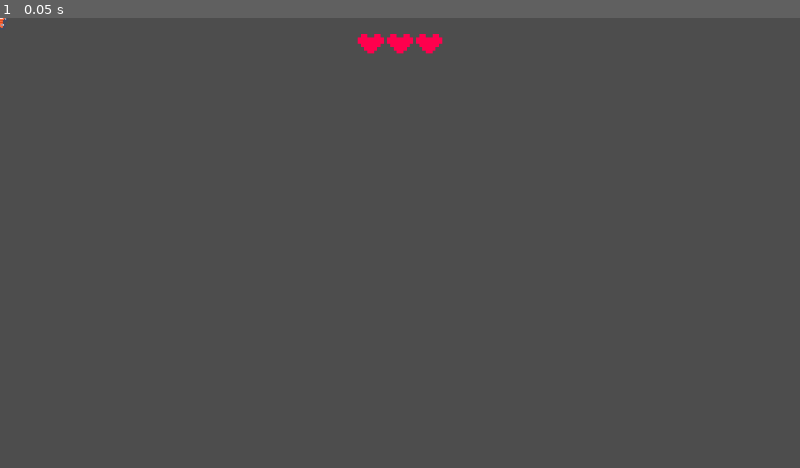
Above: before the commit, frame 1.
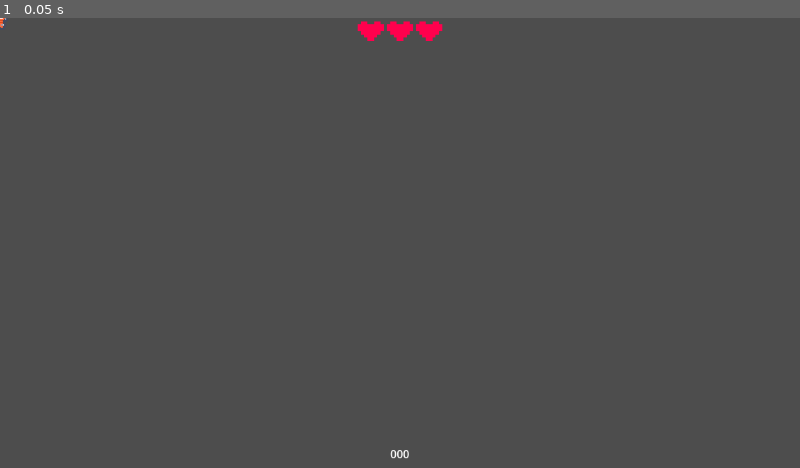
Above: after the commit, the same moment.

Repository: kickflip-games/kiwijam25
Game: Godot game, scene res://scenes/player/Player.tscn
Two runs of this game, one before a commit and one after it. Both use one fixed random seed, a clock stepped at 60 frames per second and the inputs below. This scene is started directly instead of the project's main scene.
Inputs:
- Up to frame 1 (0.05 s): no input

The runs differ from the first frame. In frame 1, 0.6% of the frame differs, in the area x 44-56%, y 0-98%.

Commit message:
add score

Diff:
--- a/scenes/player/Player.tscn
+++ b/scenes/player/Player.tscn
@@ -7,6 +7,8 @@
 [ext_resource type="Texture2D" uid="uid://ngvl70ryox6o" path="res://assets/textures/particles/circles/circle_05.png" id="5_tpg5x"]
 [ext_resource type="PackedScene" uid="uid://kxqua1oeth2g" path="res://scenes/FingerTracker/finger_tracker.tscn" id="6_c3xxp"]
 [ext_resource type="Texture2D" uid="uid://blmdh84m208op" path="res://assets/textures/heart/heart_full.png" id="7_npwbq"]
+[ext_resource type="Script" uid="uid://dvaxmjtecdihm" path="res://scenes/player/player_ui.gd" id="7_v42im"]
+[ext_resource type="Texture2D" uid="uid://48kbqnmj1mpn" path="res://assets/textures/heart/heart_empty.png" id="9_pn6s4"]
 
 [sub_resource type="CircleShape2D" id="CircleShape2D_4kuee"]
 radius = 8.246211
@@ -85,6 +87,8 @@
 properties/4/spawn = true
 properties/4/replication_mode = 1
 
+[sub_resource type="Theme" id="Theme_npwbq"]
+
 [node name="Player" type="Node2D" groups=["player"]]
 script = ExtResource("1_p0vlq")
 
@@ -173,33 +177,63 @@
 scale = Vector2(-126.65372, 1.6654707)
 
 [node name="finger_tracker" parent="." instance=ExtResource("6_c3xxp")]
+visible = false
 scale = Vector2(0.99999994, 0.99999994)
 
 [node name="CanvasLayer" type="CanvasLayer" parent="."]
 
-[node name="Hearts" type="HBoxContainer" parent="CanvasLayer"]
+[node name="PlayerUi" type="Control" parent="CanvasLayer" node_paths=PackedStringArray("player")]
+layout_mode = 3
+anchors_preset = 15
+anchor_right = 1.0
+anchor_bottom = 1.0
+grow_horizontal = 2
+grow_vertical = 2
+script = ExtResource("7_v42im")
+player = NodePath("../..")
+heart_full_texture = ExtResource("7_npwbq")
+heart_empty_texture = ExtResource("9_pn6s4")
+
+[node name="Hearts" type="HBoxContainer" parent="CanvasLayer/PlayerUi"]
+layout_mode = 1
 anchors_preset = 5
 anchor_left = 0.5
 anchor_right = 0.5
 offset_left = -128.5
-offset_top = 17.97
 offset_right = 128.5
-offset_bottom = 56.0
+offset_bottom = 38.03
 grow_horizontal = 2
 alignment = 1
 
-[node name="TextureRect" type="TextureRect" parent="CanvasLayer/Hearts"]
+[node name="TextureRect" type="TextureRect" parent="CanvasLayer/PlayerUi/Hearts"]
 layout_mode = 2
 texture = ExtResource("7_npwbq")
 expand_mode = 2
 flip_h = true
 
-[node name="TextureRect2" type="TextureRect" parent="CanvasLayer/Hearts"]
+[node name="TextureRect2" type="TextureRect" parent="CanvasLayer/PlayerUi/Hearts"]
 layout_mode = 2
 texture = ExtResource("7_npwbq")
 expand_mode = 2
 
-[node name="TextureRect3" type="TextureRect" parent="CanvasLayer/Hearts"]
+[node name="TextureRect3" type="TextureRect" parent="CanvasLayer/PlayerUi/Hearts"]
 layout_mode = 2
 texture = ExtResource("7_npwbq")
 expand_mode = 2
+
+[node name="ScoreLabel" type="RichTextLabel" parent="CanvasLayer/PlayerUi"]
+layout_mode = 1
+anchors_preset = 7
+anchor_left = 0.5
+anchor_top = 1.0
+anchor_right = 0.5
+anchor_bottom = 1.0
+offset_left = -73.0
+offset_top = -40.0
+offset_right = 73.0
+grow_horizontal = 2
+grow_vertical = 0
+theme = SubResource("Theme_npwbq")
+text = "000"
+horizontal_alignment = 1
+vertical_alignment = 1
--- /dev/null
+++ b/scenes/player/player_ui.gd
@@ -0,0 +1,73 @@
+extends Control
+
+@export var player: Node
+@export var heart_full_texture: Texture2D
+@export var heart_empty_texture: Texture2D
+
+@onready var hearts := $Hearts
+@onready var score_label:=$ScoreLabel
+
+@onready var heart_tween := create_tween()
+@onready var score_tween := create_tween()
+
+var original_scale: Vector2
+var original_color: Color
+
+
+
+
+func _ready():
+	player.connect("hp_changed", _on_hp_changed)
+	player.connect("score_changed", _on_score_changed)
+
+
+	original_scale = score_label.scale
+	original_color = score_label.modulate
+
+	_on_score_changed(0)
+	_on_hp_changed(player.current_hp)  # initialize
+
+
+
+
+
+func _on_hp_changed(current_hp: int):
+	for i in range(hearts.get_child_count()):
+		var heart = hearts.get_child(i)
+		var target_texture = heart_full_texture if i < current_hp else heart_empty_texture
+
+		if heart.texture != target_texture:
+			var original_scale = heart.scale
+			heart_tween.kill()  # kill previous heart_tween to avoid overlap
+			heart_tween = create_tween()
+			heart.texture = target_texture
+			heart.scale = Vector2(1.5, 1.5)
+			heart_tween.heart_tween_property(heart, "scale", original_scale, 3).set_trans(heart_tween.TRANS_BOUNCE)
+		else:
+			heart.texture = target_texture
+
+
+func _on_score_changed(current_score: int):
+
+	# Format to 000 (e.g., 007)
+	score_label.text = "%03d" % current_score
+
+	# Stop any running animations
+	#score_tween.kill()
+
+	# -- PULSE animation (scale up and down)
+	#var big_scale = original_scale * 1.3
+
+	#var up = score_tween.tween_property(score_label, "scale", big_scale, 0.1)
+	#if up:
+		#up.set_trans(Tween.TRANS_BACK).set_ease(Tween.EASE_OUT)
+#
+	#var down = score_tween.tween_property(score_label, "scale", original_scale, 0.1)
+	#if down:
+		#down.set_trans(Tween.TRANS_BACK).set_ease(Tween.EASE_IN)
+#
+	## -- FLASH animation (modulate white → back to original)
+	#score_label.modulate = Color.WHITE
+	#var flash = score_tween.tween_property(score_label, "modulate", original_color, 0.2)
+	#if flash:
+		#flash.set_trans(Tween.TRANS_LINEAR).set_ease(Tween.EASE_IN)
Not shown: 1 places in scenes/player/Player.tscn that only renumber resources
Not shown, added: scenes/player/player_ui.gd.uid
